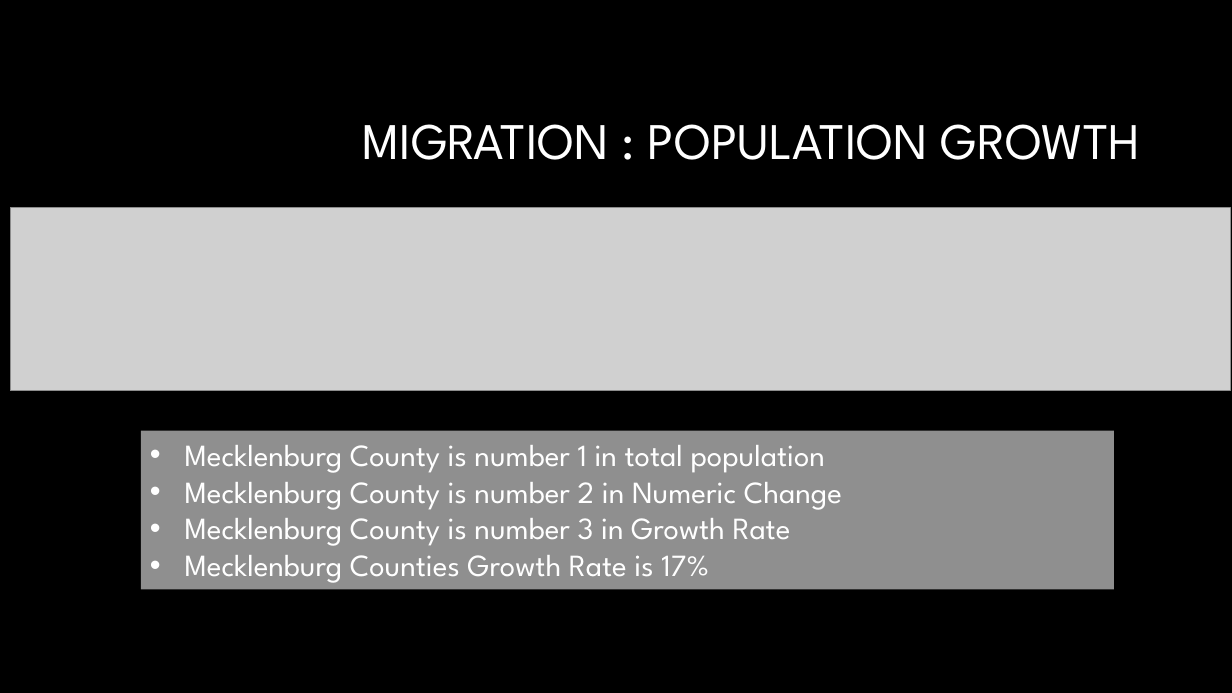
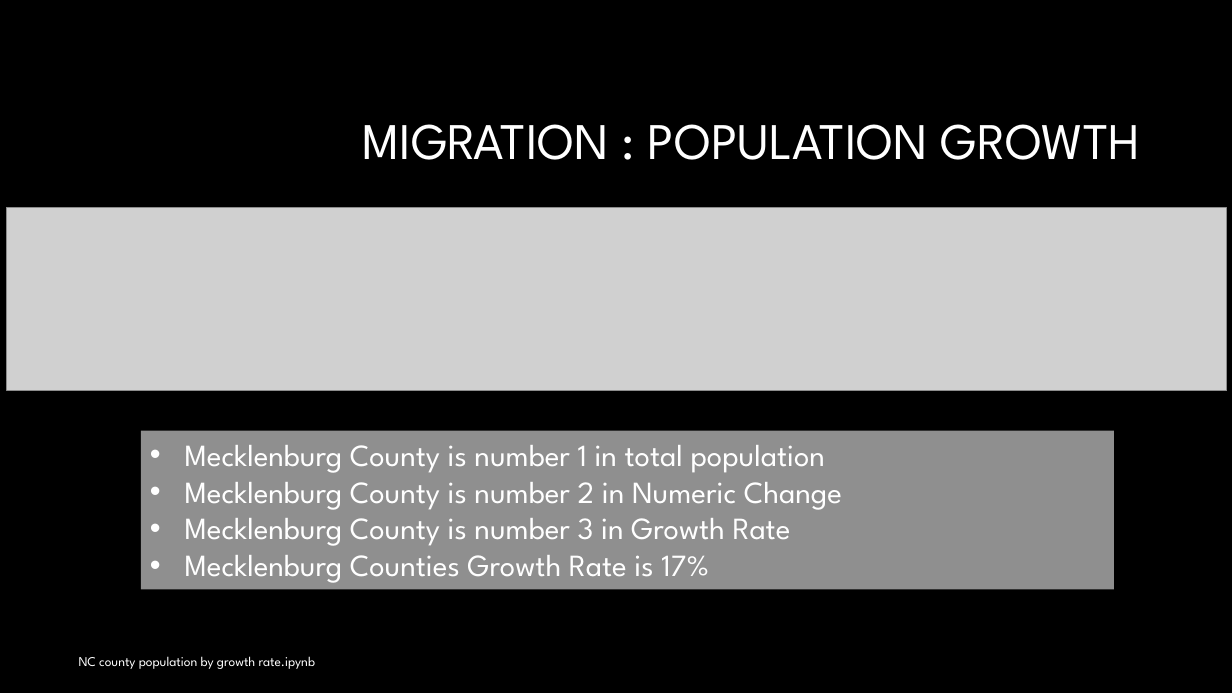
Before and after one commit to JANSSOC/Group6_Project, a slide deck: slide 4 of Group Project one .pptx (slide 3 before the commit). Drawn at 1232x693 pixels with LibreOffice and Linux fonts; fonts in the diff are those of the drawing; grey boxes stand for pictures; background and template pictures are left out. Boxes give left, top, right and bottom in pixels: in the first picture for what was removed or moved away, otherwise in the second. Text is boxed around its words. In the diff, an @@ line names an element or a change of style, - is before the commit and + after.

```diff
--- a/Group Project one .pptx
+++ b/Group Project one .pptx
@@ picture: place and size @@
-picture at (10,208,1230,391)
+picture at (6,208,1226,391)
@@ text added at (79,656,315,669), 10.5 pt, text #FFFFFF @@
+NC county population by growth rate.ipynb
```
Also in this commit, not shown: 9 other slides changed, 1 slide added.
